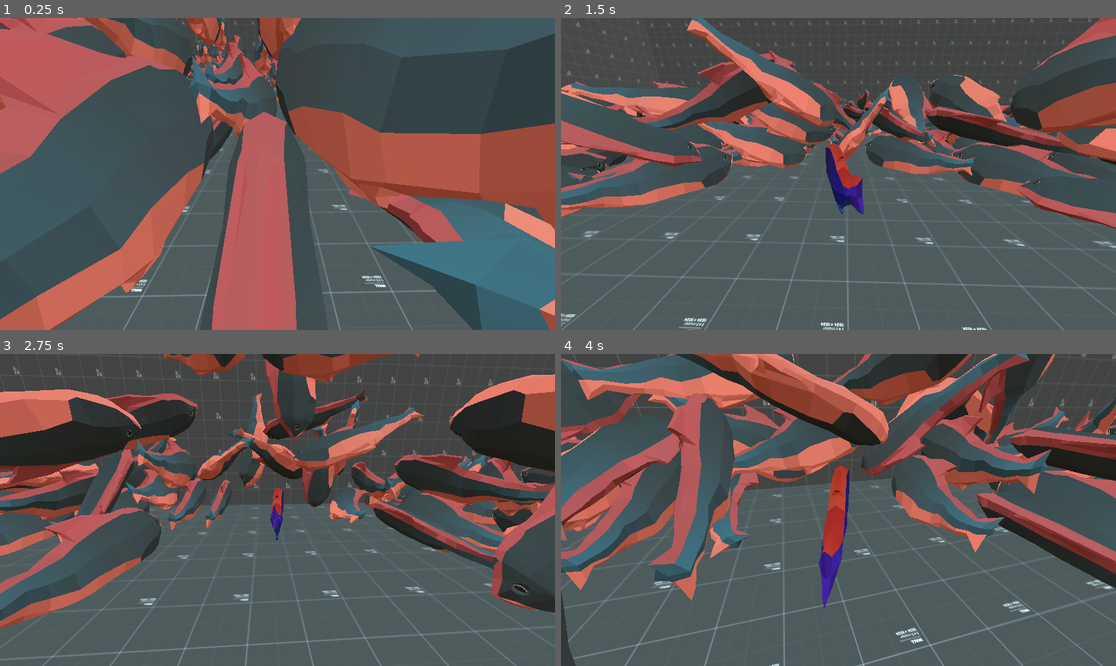
Above: before the commit, frames 1-4 (two rows, left to right).
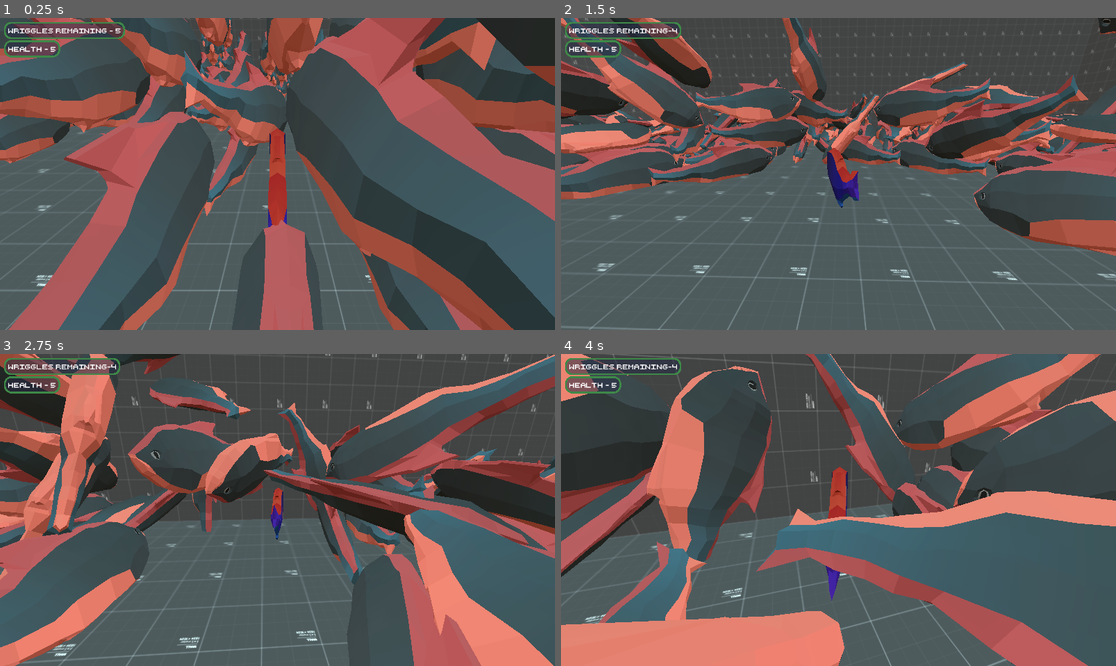
Above: after the commit, the same moments.

Repository: jamethy/fish-4
Game: Godot game, scene res://Scenes/test-scene.tscn
The game is run twice, just before and just after one commit, with the same random seed, the same clock (stepped at 60 frames per second) and the same inputs.
Inputs (mouse positions are in pixels of both pictures, inside the frame that each line leads up to):
- Up to frame 1 (0.25 s): no input
- Up to frame 2 (1.5 s): tap Enter (ui_accept) at 0.5, 0.77 s; move the mouse to (866, 174) at 0.52 s; hold W (Forward) from 0.53 s (still down); tap Q (Bubble) at 0.6 s; move the mouse to (810, 174) at 1.27 s; tap Space (Burst) at 1.35 s
- Up to frame 3 (2.75 s): keep holding W (Forward); tap Enter (ui_accept) at 1.52 s; move the mouse to (288, 503) at 2.02 s; tap Q (Bubble) at 2.1 s
- Up to frame 4 (4 s): keep holding W (Forward); move the mouse to (832, 516) at 2.77 s; tap Space (Burst) at 2.85 s; tap Enter (ui_accept) at 3.02, 3.77 s; move the mouse to (877, 513) at 3.52 s; tap Q (Bubble) at 3.6 s

The runs differ from the first frame. In frame 1, 63% of the frame differs, in the area x 0-100%, y 0-100%; in frame 2, 35%; in frame 3, 52%; in frame 4, 61%.

Commit message:
Game over and player health

Diff:
--- /dev/null
+++ b/Obstacles/coral.gd
@@ -0,0 +1,15 @@
+extends RigidBody3D
+
+@export var coral_damage = 2
+
+# Called when the node enters the scene tree for the first time.
+func _ready():
+	pass
+
+
+
+func _on_area_3d_body_shape_entered(body_rid, body, body_shape_index, local_shape_index):
+	if body is Player:
+		Events.emit("player_took_damage",{"damage":coral_damage})
+	else:
+		pass
--- /dev/null
+++ b/Obstacles/coral.tscn
@@ -0,0 +1,44 @@
+[gd_scene load_steps=3 format=3 uid="uid://btweclvwdaubh"]
+
+[ext_resource type="Script" path="res://Obstacles/coral.gd" id="1_00ffh"]
+
+[sub_resource type="BoxShape3D" id="BoxShape3D_20e5c"]
+size = Vector3(1.75, 1.75, 1.74)
+
+[node name="Coral" type="RigidBody3D"]
+transform = Transform3D(1, 0, 0, 0, 1, 0, 0, 0, 1, 0, 0.5, 0)
+collision_layer = 4
+collision_mask = 5
+freeze = true
+script = ExtResource("1_00ffh")
+
+[node name="CSGBox3D" type="CSGBox3D" parent="."]
+use_collision = true
+collision_layer = 4
+collision_mask = 4
+
+[node name="CSGBox3D2" type="CSGBox3D" parent="."]
+transform = Transform3D(0.54, 0, 0, 0, 0.54, 0, 0, 0, 0.54, -0.5, 0.5, 0.6)
+use_collision = true
+collision_layer = 4
+collision_mask = 4
+
+[node name="CSGBox3D3" type="CSGBox3D" parent="."]
+transform = Transform3D(0.54, 0, 0, 0, 0.54, 0, 0, 0, 0.54, -0.5, 0.5, -0.5)
+use_collision = true
+collision_layer = 4
+collision_mask = 4
+
+[node name="CSGBox3D4" type="CSGBox3D" parent="."]
+transform = Transform3D(0.756, 0, 0, 0, 1.0584, 0, 0, 0, 0.756, -0.1, 0.5, 0.1)
+use_collision = true
+collision_layer = 4
+collision_mask = 4
+
+[node name="Area3D" type="Area3D" parent="."]
+transform = Transform3D(1, 0, 0, 0, 1, 0, 0, 0, 1, -0.1, 0.4, 0)
+
+[node name="CollisionShape3D" type="CollisionShape3D" parent="Area3D"]
+shape = SubResource("BoxShape3D_20e5c")
+
+[connection signal="body_shape_entered" from="Area3D" to="." method="_on_area_3d_body_shape_entered"]
--- a/Player/Player.gd
+++ b/Player/Player.gd
@@ -1,12 +1,18 @@
 extends CharacterBody3D
+class_name Player
 
 @onready var bubble_timer = $BubbleTimer
+@onready var fish_model = $FishModel
 
 
 #Speed Variables
 var lerp_speed = 8.0
 @export_range(0,20,.5) var SPEED = 5.0
 #const JUMP_VELOCITY = 4.5
+
+#Health Variables
+var health_max = 5
+var health_current:int
 
 #Bursting Variables
 var has_burst = true
@@ -35,13 +41,13 @@
 func _ready():
 	Input.set_mouse_mode(Input.MOUSE_MODE_CAPTURED)
 	mouse_visible = false
+	_set_health()
+	Events.player_took_damage.connect(_update_health)
 
 
 func _input(event):
 	if event is InputEventMouseMotion:
 		rotate_y(deg_to_rad(event.relative.x * mouse_sensitivity * -1))
-		#camera.rotate_x(deg_to_rad(event.relative.y * mouse_sensitivity * -1))
-		#camera.rotation.x = clamp(camera.rotation.x,deg_to_rad(-89),deg_to_rad(89))
 
 func  _unhandled_input(event):
 	if Input.is_action_just_pressed("Bubble") and has_bubble and bubble_count > 0:
@@ -62,9 +68,6 @@
 		is_bursting = true
 		burst_timer = burst_timer_max
 		has_burst = false
-
-
-
 
 	#Bursting
 	if is_bursting:
@@ -105,12 +108,19 @@
 func  _create_bubble():
 	has_bubble = false
 	bubble_count -= 1
-	Events.emit("player_wriggled",{"player_pos":self.global_position})
+	Events.emit("player_wriggled",{"player_pos":self.global_position,"bubble_count":bubble_count})
 	#print("%s"% bubble_count)
 	bubble_timer.wait_time = bubble_timout
 	bubble_timer.start()
 
-
 func _on_bubble_timer_timeout():
 	has_bubble = true
 	print("has bubble")
+
+func _set_health():
+	health_current = health_max
+	Events.emit("player_health_changed",{"player_health":health_current})
+
+func _update_health(d:Dictionary):
+	health_current -= d.damage
+	Events.emit("player_health_changed",{"player_health":health_current})
--- a/Player/bubble.gd
+++ b/Player/bubble.gd
@@ -3,7 +3,7 @@
 
 @onready var bubble = $CSGSphere3D
 @onready var bubble_life:float
-@onready var bubble_life_max = .2
+@onready var bubble_life_max = .3
 @onready var bubble_speed = .3
 
 func _ready():
--- a/Player/player.tscn
+++ b/Player/player.tscn
@@ -1,7 +1,9 @@
-[gd_scene load_steps=5 format=3 uid="uid://ua1b473dkgkh"]
+[gd_scene load_steps=7 format=3 uid="uid://ua1b473dkgkh"]
 
 [ext_resource type="Script" path="res://Player/Player.gd" id="1_n87ny"]
 [ext_resource type="PackedScene" uid="uid://fxeu1jvy28rn" path="res://Assets/FishV1/FishV1.gltf" id="2_j08mt"]
+[ext_resource type="Theme" uid="uid://4g6adh7plvly" path="res://UI/Theme.tres" id="3_8pr02"]
+[ext_resource type="Script" path="res://UI/Interface.gd" id="4_lsw5d"]
 
 [sub_resource type="CapsuleShape3D" id="CapsuleShape3D_uuyoy"]
 height = 1.5
@@ -11,22 +13,80 @@
 
 [node name="Player" type="CharacterBody3D"]
 transform = Transform3D(1, 0, 0, 0, 1, 0, 0, 0, 1, -0.00230026, 0.506608, -0.00224853)
+collision_mask = 5
 script = ExtResource("1_n87ny")
 
 [node name="FishModel" parent="." instance=ExtResource("2_j08mt")]
 transform = Transform3D(-1.31134e-07, 0, -3, 0, 3, 0, 3, 0, -1.31134e-07, 0, 0, -0.109647)
 
 [node name="CollisionShape3D" type="CollisionShape3D" parent="."]
-transform = Transform3D(1, 0, 0, 0, -4.37114e-08, -1, 0, 1, -4.37114e-08, 0, 0, 0)
+transform = Transform3D(1, 0, 0, 0, -6.99382e-08, -1, 0, 1.6, -4.37114e-08, 0, 0, -0.2)
 shape = SubResource("CapsuleShape3D_uuyoy")
 
 [node name="RampCollisionShape" type="CollisionShape3D" parent="."]
 transform = Transform3D(1, 0, 0, 0, 1, 0, 0, 0, 1, 0, -0.5, 0)
 shape = SubResource("ConvexPolygonShape3D_rr7ru")
+disabled = true
 
 [node name="BubbleTimer" type="Timer" parent="."]
 one_shot = true
 
+[node name="UI" type="CanvasLayer" parent="."]
+
+[node name="Interface" type="Control" parent="UI"]
+layout_mode = 3
+anchors_preset = 15
+anchor_right = 1.0
+anchor_bottom = 1.0
+grow_horizontal = 2
+grow_vertical = 2
+theme = ExtResource("3_8pr02")
+script = ExtResource("4_lsw5d")
+
+[node name="MarginContainer" type="MarginContainer" parent="UI/Interface"]
+layout_mode = 1
+anchors_preset = 15
+anchor_right = 1.0
+anchor_bottom = 1.0
+grow_horizontal = 2
+grow_vertical = 2
+theme_override_constants/margin_left = 8
+theme_override_constants/margin_top = 8
+theme_override_constants/margin_right = 8
+theme_override_constants/margin_bottom = 8
+
+[node name="HBoxContainer" type="HBoxContainer" parent="UI/Interface/MarginContainer"]
+layout_mode = 2
+
+[node name="VBoxContainer" type="VBoxContainer" parent="UI/Interface/MarginContainer/HBoxContainer"]
+layout_mode = 2
+
+[node name="WriggleCount" type="Label" parent="UI/Interface/MarginContainer/HBoxContainer/VBoxContainer"]
+layout_mode = 2
+size_flags_horizontal = 0
+size_flags_vertical = 0
+text = "Wriggles Remaining - 5"
+
+[node name="HealthCount" type="Label" parent="UI/Interface/MarginContainer/HBoxContainer/VBoxContainer"]
+layout_mode = 2
+size_flags_horizontal = 0
+size_flags_vertical = 0
+text = "Health - 5"
+
+[node name="GameOver" type="CenterContainer" parent="UI/Interface"]
+visible = false
+layout_mode = 1
+anchors_preset = 15
+anchor_right = 1.0
+anchor_bottom = 1.0
+grow_horizontal = 2
+grow_vertical = 2
+
+[node name="Label" type="Label" parent="UI/Interface/GameOver"]
+layout_mode = 2
+theme_override_font_sizes/font_size = 56
+text = "GAME OVER"
+
 [connection signal="timeout" from="BubbleTimer" to="." method="_on_bubble_timer_timeout"]
 
 [editable path="FishModel"]
--- a/Scenes/test-scene.tscn
+++ b/Scenes/test-scene.tscn
@@ -1,9 +1,10 @@
-[gd_scene load_steps=9 format=3 uid="uid://d3fiuxx6srntl"]
+[gd_scene load_steps=10 format=3 uid="uid://d3fiuxx6srntl"]
 
 [ext_resource type="Script" path="res://Scenes/test-scene.gd" id="1_5vkwr"]
 [ext_resource type="Texture2D" uid="uid://dafm0canr7uy2" path="res://Assets/Test Tile Textures/texture_01.svg" id="1_kua01"]
 [ext_resource type="PackedScene" uid="uid://ua1b473dkgkh" path="res://Player/player.tscn" id="2_rc6cb"]
 [ext_resource type="PackedScene" uid="uid://de1ollje6u46c" path="res://Player/player_camera.tscn" id="3_ohokl"]
+[ext_resource type="PackedScene" uid="uid://btweclvwdaubh" path="res://Obstacles/coral.tscn" id="5_ui2i0"]
 
 [sub_resource type="StandardMaterial3D" id="StandardMaterial3D_28j67"]
 albedo_texture = ExtResource("1_kua01")
@@ -26,30 +27,40 @@
 
 [node name="CSGBox3D" type="CSGBox3D" parent="."]
 use_collision = true
+collision_layer = 4
+collision_mask = 4
 size = Vector3(25, 1, 25)
 material = SubResource("StandardMaterial3D_28j67")
 
 [node name="CSGBox3D2" type="CSGBox3D" parent="."]
 transform = Transform3D(2.98023e-08, -1, 0, 1, 2.98023e-08, 0, 0, 0, 1, -14, 3, 0)
 use_collision = true
+collision_layer = 4
+collision_mask = 4
 size = Vector3(8, 1, 25)
 material = SubResource("StandardMaterial3D_28j67")
 
 [node name="CSGBox3D3" type="CSGBox3D" parent="."]
 transform = Transform3D(2.98023e-08, -1, 0, 1, 2.98023e-08, 0, 0, 0, 1, 12, 3, 0)
 use_collision = true
+collision_layer = 4
+collision_mask = 4
 size = Vector3(8, 1, 25)
 material = SubResource("StandardMaterial3D_28j67")
 
 [node name="CSGBox3D4" type="CSGBox3D" parent="."]
 transform = Transform3D(-1.3027e-15, 4.37114e-08, 1, 1, 2.98023e-08, 0, -2.98023e-08, 1, -4.37114e-08, -1, 3, 13)
 use_collision = true
+collision_layer = 4
+collision_mask = 4
 size = Vector3(8, 1, 25)
 material = SubResource("StandardMaterial3D_28j67")
 
 [node name="CSGBox3D5" type="CSGBox3D" parent="."]
 transform = Transform3D(-1.3027e-15, 4.37114e-08, 1, 1, 2.98023e-08, 0, -2.98023e-08, 1, -4.37114e-08, -1, 3, -13)
 use_collision = true
+collision_layer = 4
+collision_mask = 4
 size = Vector3(8, 1, 25)
 material = SubResource("StandardMaterial3D_28j67")
 
@@ -67,3 +78,6 @@
 current = true
 target = NodePath("../Player")
 offset = Vector3(0, 1, -2)
+
+[node name="Coral" parent="." instance=ExtResource("5_ui2i0")]
+transform = Transform3D(1, 0, 0, 0, 1, 0, 0, 0, 1, -6.93107, 0.573567, -3.3454)
--- /dev/null
+++ b/UI/Interface.gd
@@ -0,0 +1,23 @@
+extends Control
+@onready var wriggle_count = $MarginContainer/HBoxContainer/VBoxContainer/WriggleCount
+@onready var health_count = $MarginContainer/HBoxContainer/VBoxContainer/HealthCount
+@onready var game_over = $GameOver
+
+
+
+# Called when the node enters the scene tree for the first time.
+func _ready():
+	game_over.visible = false
+	Events.player_wriggled.connect(_on_player_wriggled)
+	Events.player_health_changed.connect(_on_player_health_changed)
+
+
+# Called every frame. 'delta' is the elapsed time since the previous frame.
+func _on_player_wriggled(d:Dictionary):
+	wriggle_count.text = "Wriggles Remaining-%s" % d.bubble_count
+
+func _on_player_health_changed(d:Dictionary):
+	print("update")
+	health_count.text = "Health - %s" % d.player_health
+	if d.player_health <= 0:
+		game_over.visible = true
--- /dev/null
+++ b/UI/Theme.tres
@@ -0,0 +1,64 @@
+[gd_resource type="Theme" load_steps=7 format=3 uid="uid://4g6adh7plvly"]
+
+[ext_resource type="FontFile" uid="uid://cpivjjt8qt2mg" path="res://UI/Font/Retro Computer.ttf" id="1_km7e4"]
+
+[sub_resource type="StyleBoxFlat" id="StyleBoxFlat_u1uco"]
+bg_color = Color(0.14902, 0.168627, 0.266667, 1)
+border_color = Color(0.0941176, 0.0784314, 0.145098, 1)
+corner_radius_top_left = 2
+corner_radius_top_right = 2
+corner_radius_bottom_right = 2
+corner_radius_bottom_left = 2
+shadow_size = 1
+shadow_offset = Vector2(1, 1)
+anti_aliasing = false
+
+[sub_resource type="StyleBoxFlat" id="StyleBoxFlat_n3h3i"]
+content_margin_left = 8.0
+content_margin_top = 8.0
+content_margin_right = 8.0
+content_margin_bottom = 8.0
+bg_color = Color(0.14902, 0.168627, 0.266667, 0.556863)
+border_width_left = 4
+border_width_top = 4
+border_width_right = 4
+border_width_bottom = 4
+border_color = Color(0.243137, 0.537255, 0.282353, 1)
+corner_radius_top_left = 16
+corner_radius_top_right = 16
+corner_radius_bottom_right = 16
+corner_radius_bottom_left = 16
+shadow_offset = Vector2(1, 1)
+anti_aliasing = false
+
+[sub_resource type="StyleBoxFlat" id="StyleBoxFlat_yerya"]
+bg_color = Color(0.352941, 0.411765, 0.533333, 1)
+corner_detail = 9
+
+[sub_resource type="StyleBoxFlat" id="StyleBoxFlat_xhvpg"]
+bg_color = Color(0.6, 0.6, 0.6, 0)
+
+[sub_resource type="StyleBoxFlat" id="StyleBoxFlat_btkmn"]
+
+[resource]
+Button/font_sizes/font_size = 7
+Button/fonts/font = ExtResource("1_km7e4")
+Button/styles/normal = SubResource("StyleBoxFlat_u1uco")
+HBoxContainer/constants/separation = 3
+Label/font_sizes/font_size = 14
+Label/fonts/font = ExtResource("1_km7e4")
+Label/styles/normal = SubResource("StyleBoxFlat_n3h3i")
+MarginContainer/constants/margin_bottom = 2
+MarginContainer/constants/margin_left = 2
+MarginContainer/constants/margin_right = 2
+MarginContainer/constants/margin_top = 2
+OptionButton/font_sizes/font_size = 7
+OptionButton/fonts/font = ExtResource("1_km7e4")
+OptionButton/icons/arrow = null
+Panel/styles/panel = SubResource("StyleBoxFlat_yerya")
+PanelContainer/styles/panel = SubResource("StyleBoxFlat_xhvpg")
+ProgressBar/font_sizes/font_size = 7
+ProgressBar/fonts/font = ExtResource("1_km7e4")
+RichTextLabel/fonts/normal_font = ExtResource("1_km7e4")
+RichTextLabel/styles/normal = SubResource("StyleBoxFlat_btkmn")
+VBoxContainer/constants/separation = 2
--- a/events.gd
+++ b/events.gd
@@ -2,7 +2,11 @@
 
 signal player_found_goal_fish(d)
 signal player_wriggled(d)
-	#logs current player position to create bubble
+#wriggle count
+signal player_took_damage(d)
+#damage
+signal player_health_changed(d)
+#health_current
 
 func emit(signal_name: String, args: Dictionary = {}):
 	log_signal(signal_name, args)
--- a/fish.tscn
+++ b/fish.tscn
@@ -6,8 +6,8 @@
 radius = 0.375
 
 [node name="Fish" type="RigidBody3D"]
-collision_layer = 3
-collision_mask = 3
+collision_layer = 2
+collision_mask = 7
 mass = 0.01
 
 [node name="FishModel" parent="." instance=ExtResource("1_ki6cs")]
--- a/initial_room.tscn
+++ b/initial_room.tscn
@@ -117,7 +117,6 @@
 transform = Transform3D(1, 0, 0, 0, -0.124381, 0.992235, 0, -0.992235, -0.124381, 0, 13.6152, 0)
 
 [node name="CanvasLayer" type="CanvasLayer" parent="."]
-visible = false
 
 [node name="PanelContainer" type="PanelContainer" parent="CanvasLayer"]
 custom_minimum_size = Vector2(300, 100)
Binary file added: UI/Font/Retro Computer.ttf
Not shown, added: UI/Font/Retro Computer.ttf.import
Not shown: 1 places in goal_fish.tscn that only renumber resources
Not shown: 1 places in initial_room.tscn that only renumber resources
